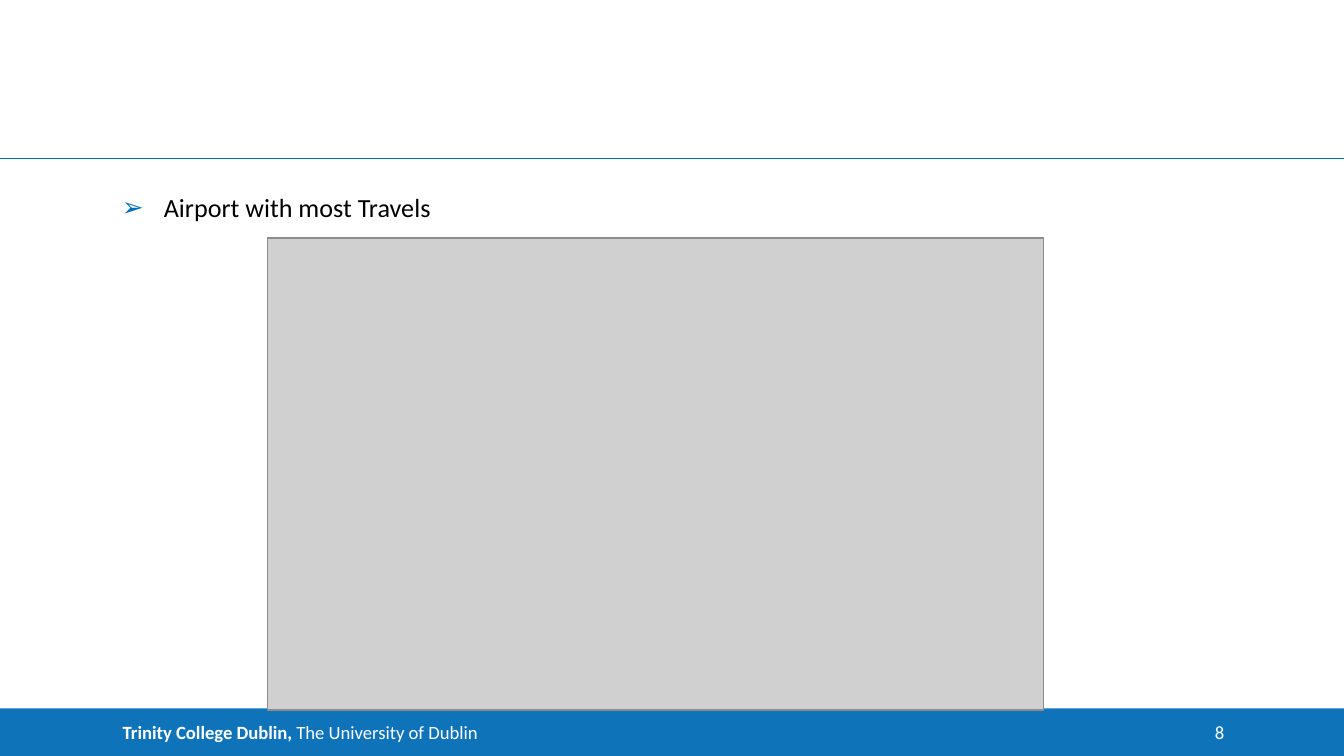
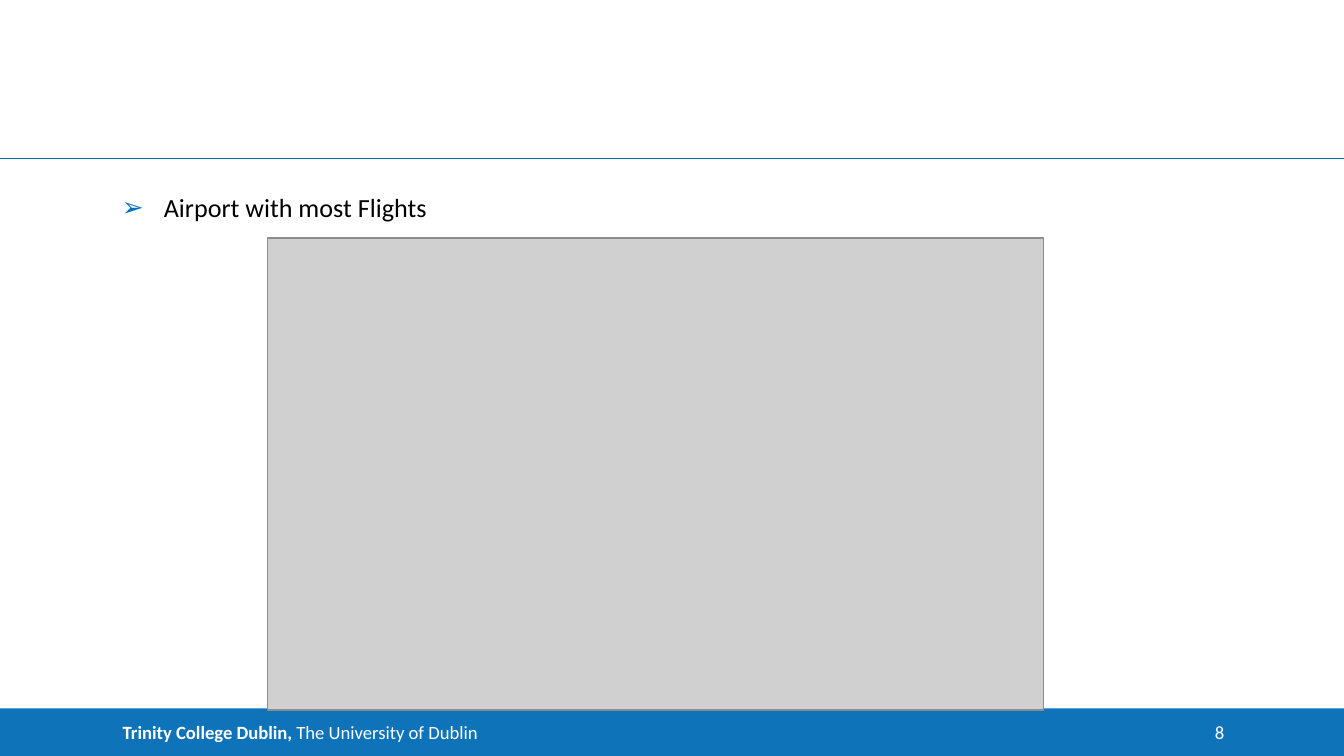
Before and after one commit to vikumar01/Case_study-on-Flight-Data-set, a slide deck: slide 8 of ppt Assignment.pptx. Drawn at 1344x756 pixels with LibreOffice and Linux fonts; fonts in the diff are those of the drawing; grey boxes stand for pictures. Boxes give left, top, right and bottom in pixels: in the first picture for what was removed or moved away, otherwise in the second. Text is boxed around its words. In the diff, an @@ line names an element or a change of style, - is before the commit and + after.

```diff
--- a/ppt Assignment.pptx
+++ b/ppt Assignment.pptx
@@ text at [164, 199, 427, 222]: text changed @@
-➢ Airport with most Travels
+➢ Airport with most Flights
```
Also in this commit, not shown: 6 other slides changed.
